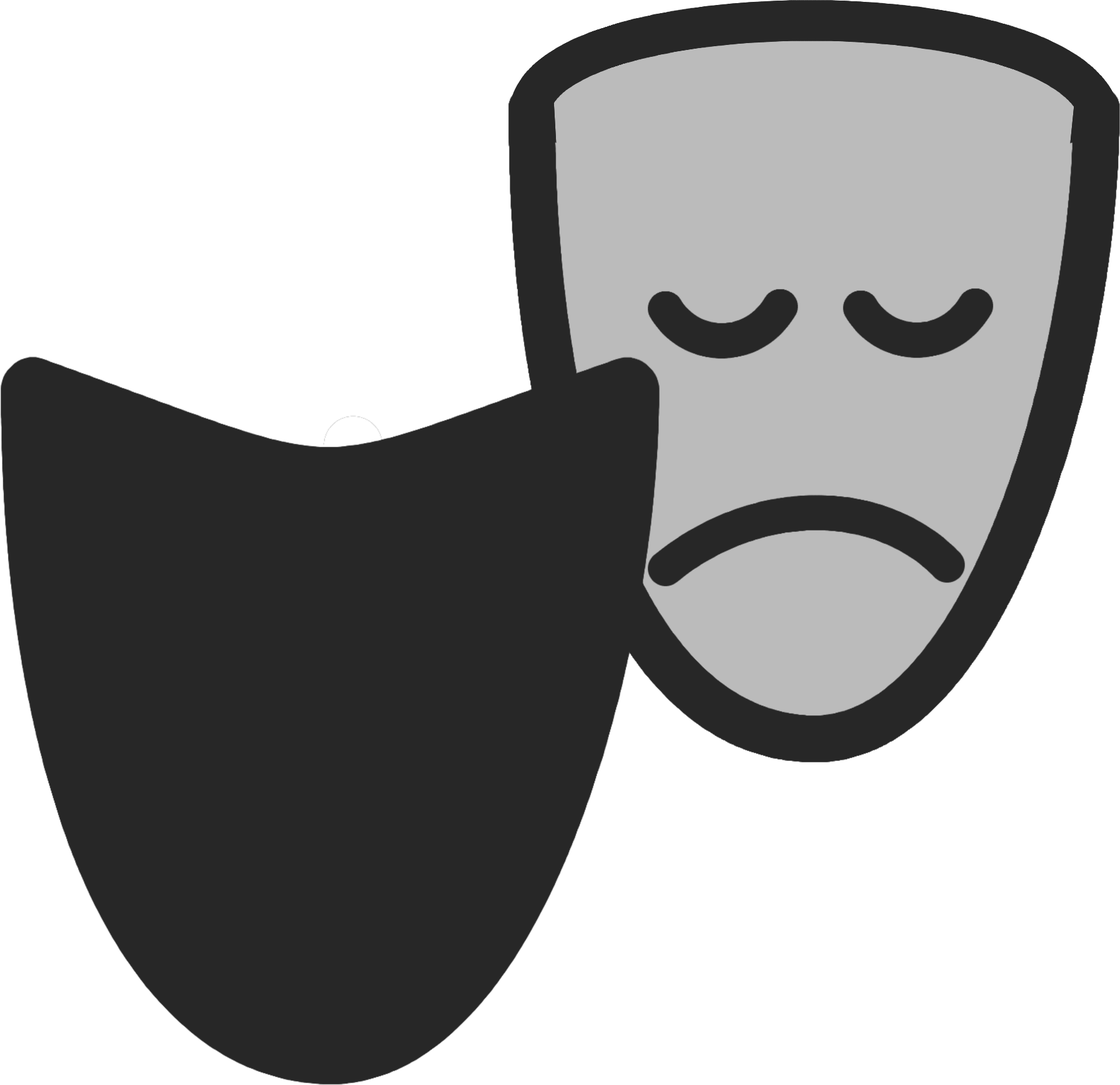
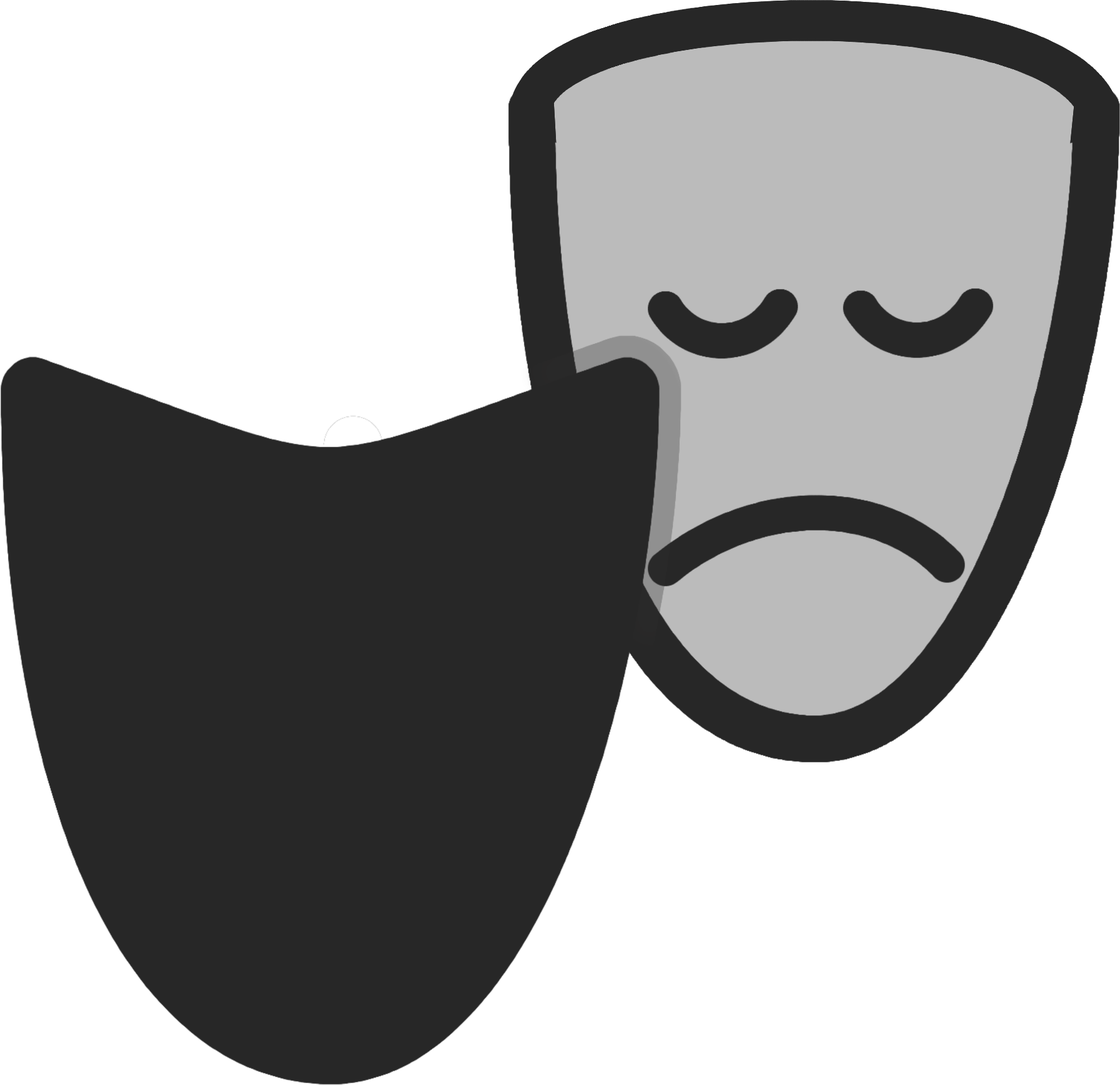
Two versions of the same layered image (1120×1085). Layer-by-layer changes:
added layer "1" in group "Layer Group" over [525, 335, 682, 614]
